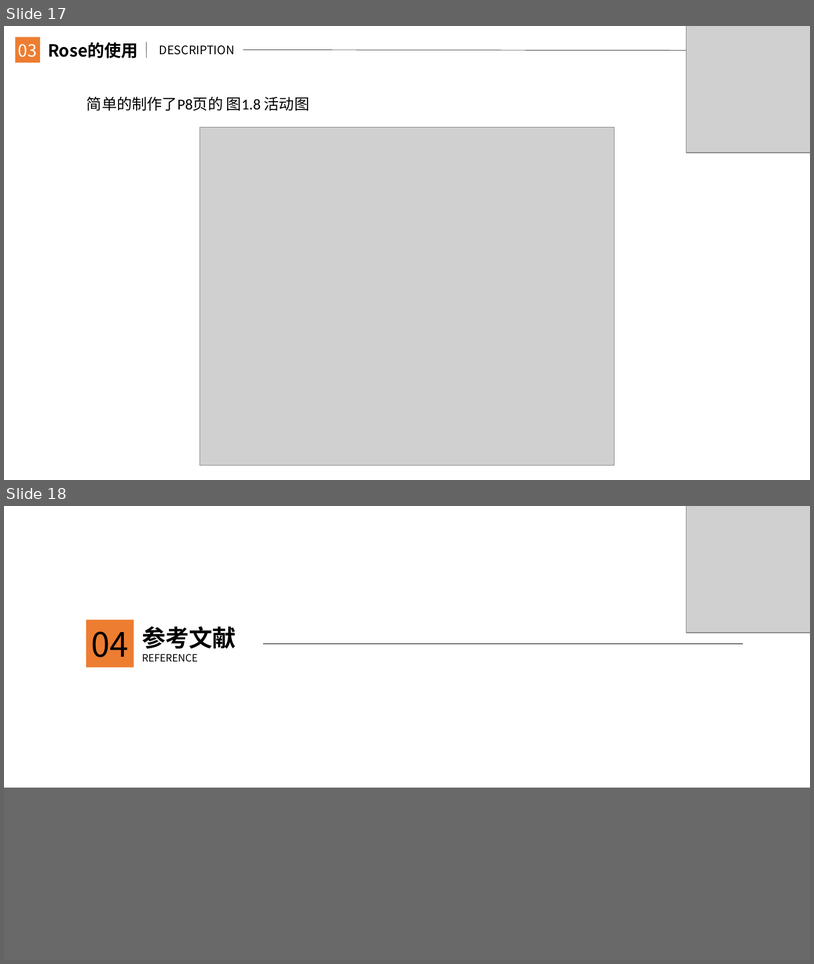
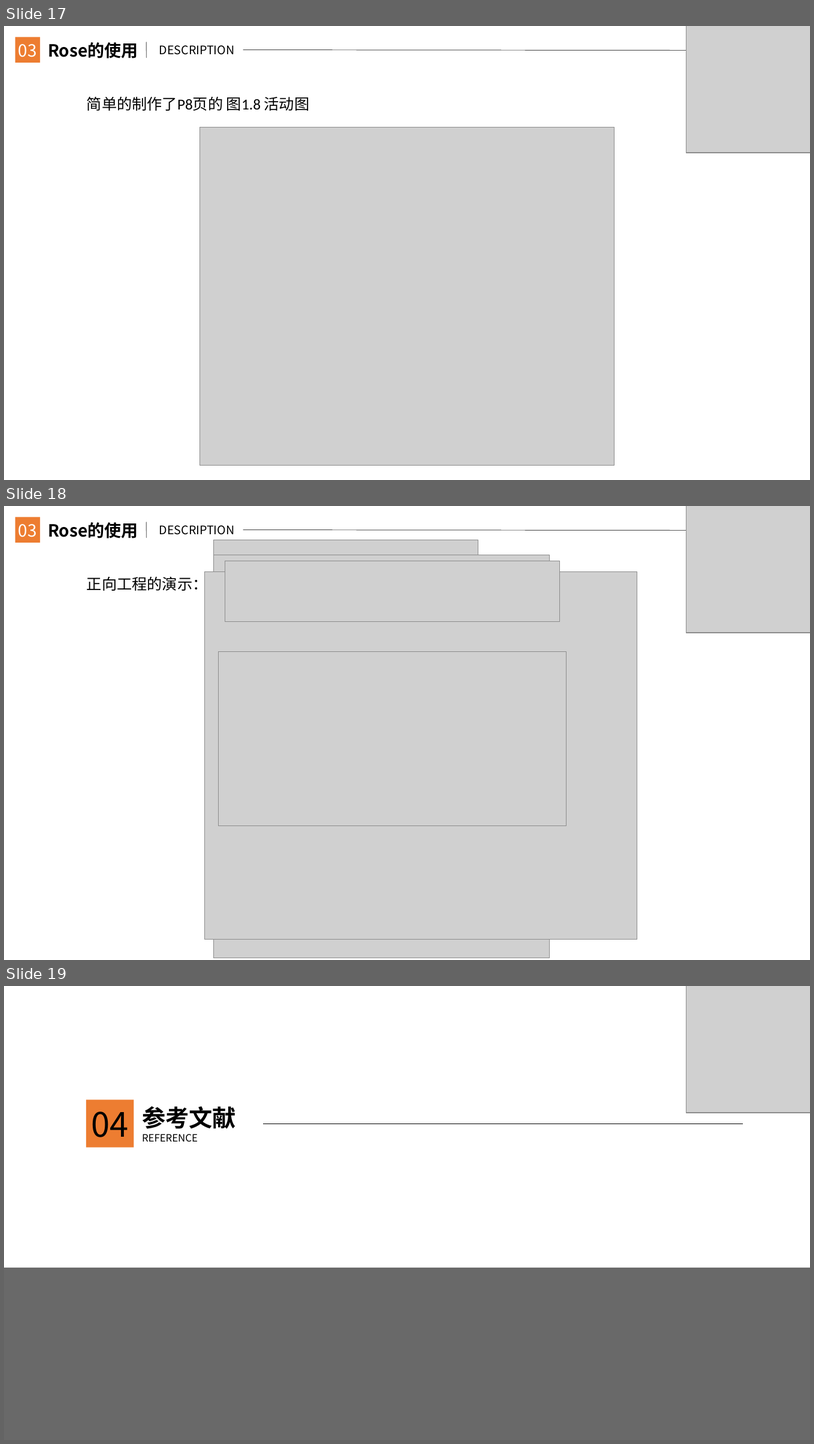
Before and after one commit to JanHonan/store, a slide deck: G2/软件工程系列课程教学辅助网站/非受控文档/楼静靓/PRD2017-G2-UML工具Rose课堂PPT.pptx. Shown one above the other, each under a label of ours: slides 17 and 18 before the commit, slides 17, 18 and 19 after it. The pictures are 814x964 and 814x1444 pixels, drawn with LibreOffice and Linux fonts; fonts in the diff are those of the drawing; grey boxes stand for pictures; background and template pictures are left out. Boxes give left, top, right and bottom in pixels: in the first picture for what was removed or moved away, otherwise in the second. Text is boxed around its words. In the diff, an @@ line names an element or a change of style, - is before the commit and + after.

Commit message:
简浩男 2017-11-10 添加了正向工程示例

```diff
--- a/G2/软件工程系列课程教学辅助网站/非受控文档/楼静靓/PRD2017-G2-UML工具Rose课堂PPT.pptx
+++ b/G2/软件工程系列课程教学辅助网站/非受控文档/楼静靓/PRD2017-G2-UML工具Rose课堂PPT.pptx
@@ slide 18 added at [4, 506, 810, 960], background #FFFFFF @@
@@ rectangle added at [15, 517, 40, 542], fill #ED7D31 @@
@@ text added at [48, 522, 138, 538], 20 pt, text #000000, bold @@
+Rose的使用
@@ line added from (146, 522) to (147, 537), #000000 1 pt @@
@@ picture added at [686, 506, 810, 633] @@
@@ text added at [18, 524, 37, 537], 20 pt, text #FFFFFF @@
+03
@@ text added at [159, 525, 235, 535], 14 pt, text #000000 @@
+DESCRIPTION
@@ picture added at [214, 540, 478, 958] @@
@@ line added from (243, 529) to (810, 530), #000000 0.5 pt @@
@@ picture added at [214, 555, 549, 958] @@
@@ text added at [87, 574, 208, 594], 18 pt, text #000000 @@
+正向工程的演示：
@@ picture added at [205, 572, 638, 939] @@
@@ picture added at [225, 561, 560, 622] @@
@@ picture added at [218, 652, 567, 826] @@
@@ what was slide 18 is now slide 19 @@
```
